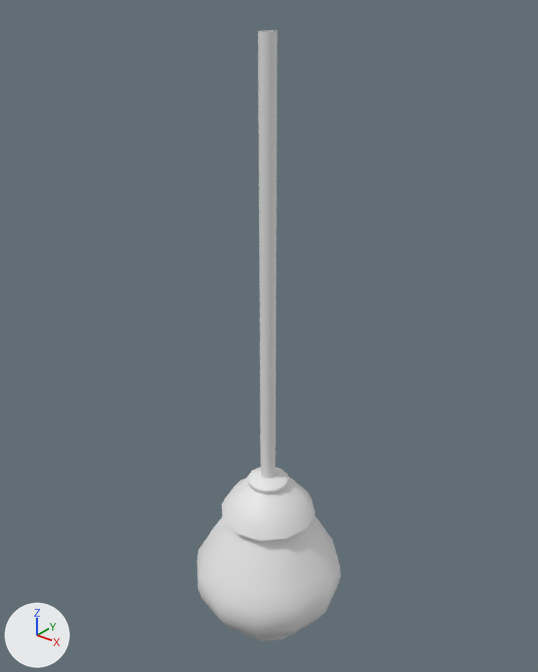
The FBX model Assets/MyContent/Art/Models/Lights/Lamp_2.fbx, before and after one commit.
Camera for both pictures: a 50 mm camera at (0.788, -0.982, 1.359) aimed at (-0.025, 0.035, 0.728). The lights are fixed; the arrows at lower left show +X, +Y and +Z. Where no turn or scale is listed for an object, it has been applied to the vertices. Vertices at the same position are counted once.

Objects in the first picture: 'Lamp_2', 'Lamp_Tube'.
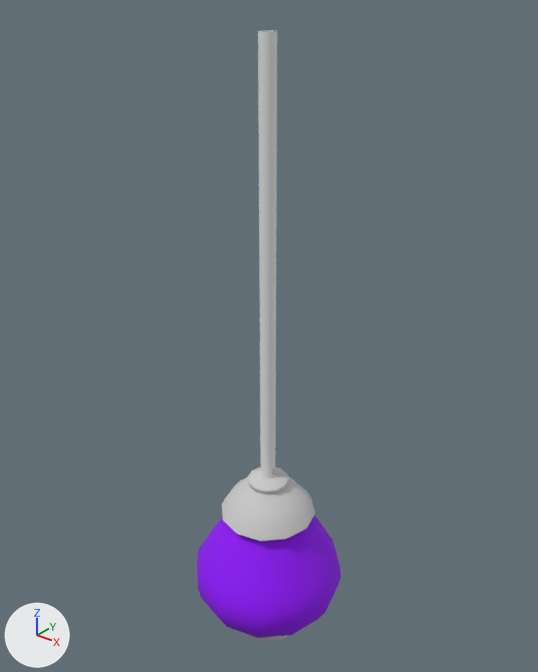
Where the change shows, as pixel boxes [x1, y1, x2, y2] in the pictures (538 x 672 px):
part 1 of me_mesh, recoloured (white to grey)
    both: [222, 467, 315, 541]
part 2 of me_mesh, recoloured
    both: [241, 632, 289, 641]
part 3 of me_mesh, recoloured (white to purple)
    both: [197, 515, 341, 638]

The change, as a diff of the scene's bpy script:
```diff
--- a/Assets/MyContent/Art/Models/Lights/Lamp_2.fbx.py
+++ b/Assets/MyContent/Art/Models/Lights/Lamp_2.fbx.py
@@ mat_material__284 @@
+mat_material__284 = principled_material('Material #284')
+mat_material__284.base_color = (0.588, 0.588, 0.588)  # light grey #cacaca
+mat_material__284.roughness = 0.859
@@ mat_02___default @@
+mat_02___default = principled_material('02 - Default')
+mat_02___default.base_color = (0.278, 0.0, 0.91)  # purple #9000f5
+mat_02___default.roughness = 0.859
@@ me_mesh @@
 me_mesh.from_pydata(...)  # 501 vertices, 512 faces; spans x -0.161..0.161, y -0.161..0.161, z -0.452..0.013
 # used by ob_lamp_2; location = (0.0, 0.0, 0.452)
+# me_mesh part 1: all 302 faces centred in x -0.09..0.09, y -0.09..0.09, z -0.115..0.012 switch from no material to mat_material__284 (light grey #cacaca)
+# me_mesh part 2: all 102 faces centred in x -0.09..0.09, y -0.09..0.09, z -0.45..-0.366 switch from no material to mat_material__284 (light grey #cacaca)
+# me_mesh part 3: all 108 faces centred in x -0.148..0.148, y -0.148..0.148, z -0.361..-0.131 switch from no material to mat_02___default (purple #9000f5)
```
